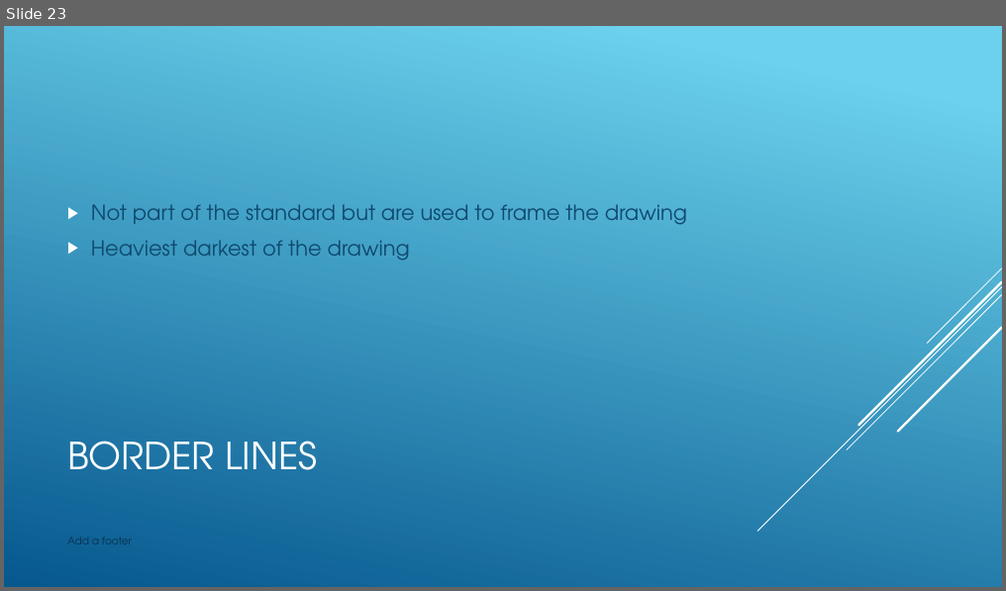
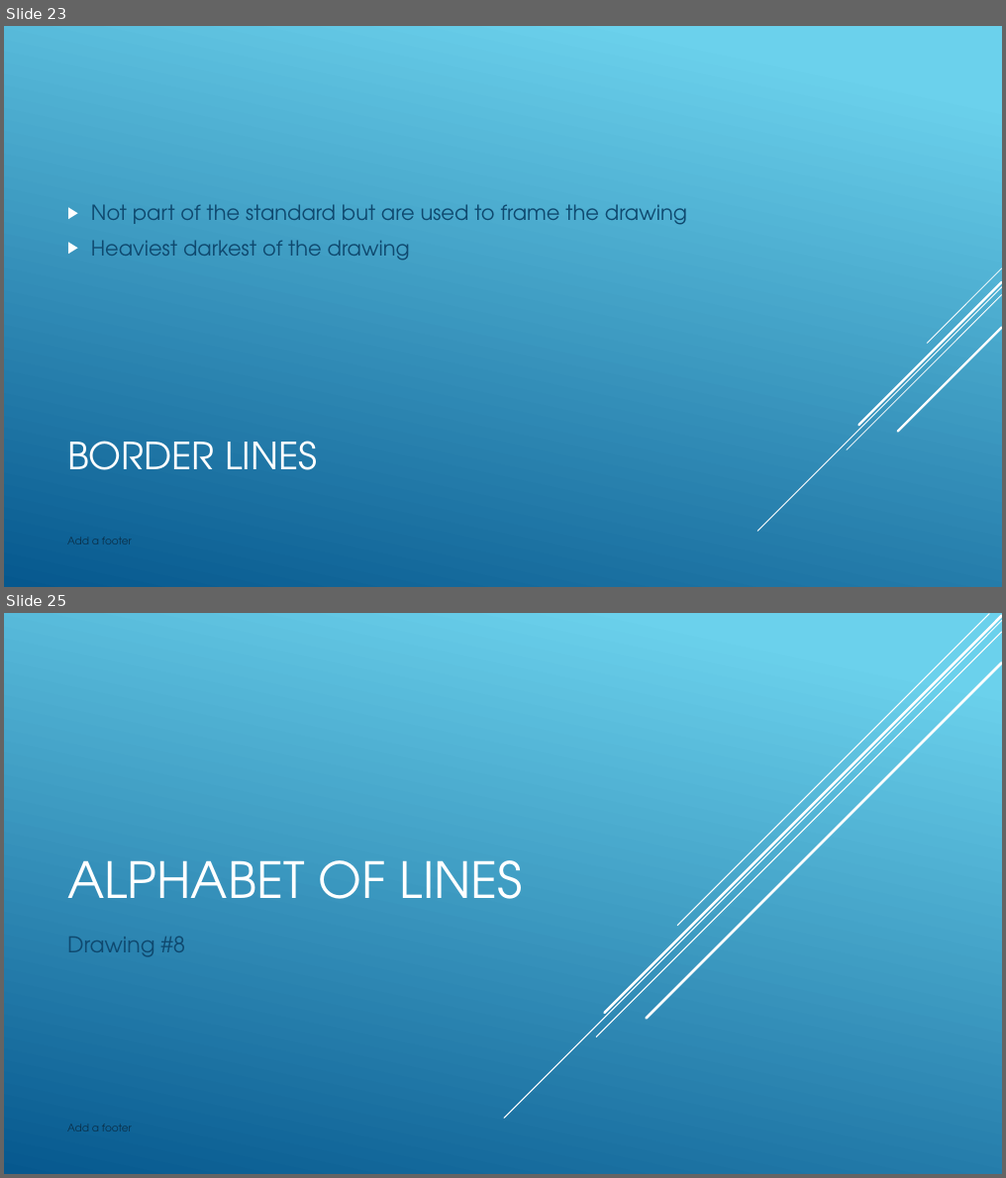
Before and after one commit to nickvertucci/Technology-Education-Curriculum, a slide deck: High School/Design and Drawing for Production/Unit 4 - The Alphabet of Lines/Section 1 - Introduction to Alphabet of Lines/Assets/Unit 4 - Section 1 - Introduction to Alphabet of Line.pptx. Shown one above the other, each under a label of ours: slide 23 before the commit, slides 23 and 25 after it; the slides between them are not shown. The pictures are 1006x591 and 1006x1178 pixels, drawn with LibreOffice and Linux fonts; fonts in the diff are those of the drawing. Boxes give left, top, right and bottom in pixels: in the first picture for what was removed or moved away, otherwise in the second. Text is boxed around its words. In the diff, an @@ line names an element or a change of style, - is before the commit and + after.

Commit message:
DDP Alphabet of Lines Update

```diff
--- a/High School/Design and Drawing for Production/Unit 4 - The Alphabet of Lines/Section 1 - Introduction to Alphabet of Lines/Assets/Unit 4 - Section 1 - Introduction to Alphabet of Line.pptx
+++ b/High School/Design and Drawing for Production/Unit 4 - The Alphabet of Lines/Section 1 - Introduction to Alphabet of Lines/Assets/Unit 4 - Section 1 - Introduction to Alphabet of Line.pptx
@@ slide 25 added at [4, 613, 1002, 1174], background gradient #6ED2EB to #06588E @@
@@ line added from (1002, 621) to (504, 1118), #FFFFFF 1 pt @@
@@ line added from (1002, 632) to (596, 1038), #FFFFFF 1 pt @@
@@ line added from (1002, 616) to (604, 1013), #FFFFFF 2.5 pt @@
@@ line added from (989, 614) to (678, 926), #FFFFFF 1 pt @@
@@ line added from (1002, 663) to (647, 1019), #FFFFFF 2.5 pt @@
@@ title added at [67, 861, 523, 899], 48 pt, text #FFFFFF @@
+ALPHABET OF LINES
@@ subtitle added at [67, 937, 185, 958], 21 pt, text #0F496F @@
+Drawing #8
@@ text added at [67, 1124, 132, 1132], 10 pt, text #0A304A @@
+Add a footer
```
Also in this commit, not shown: 1 other slide added.
